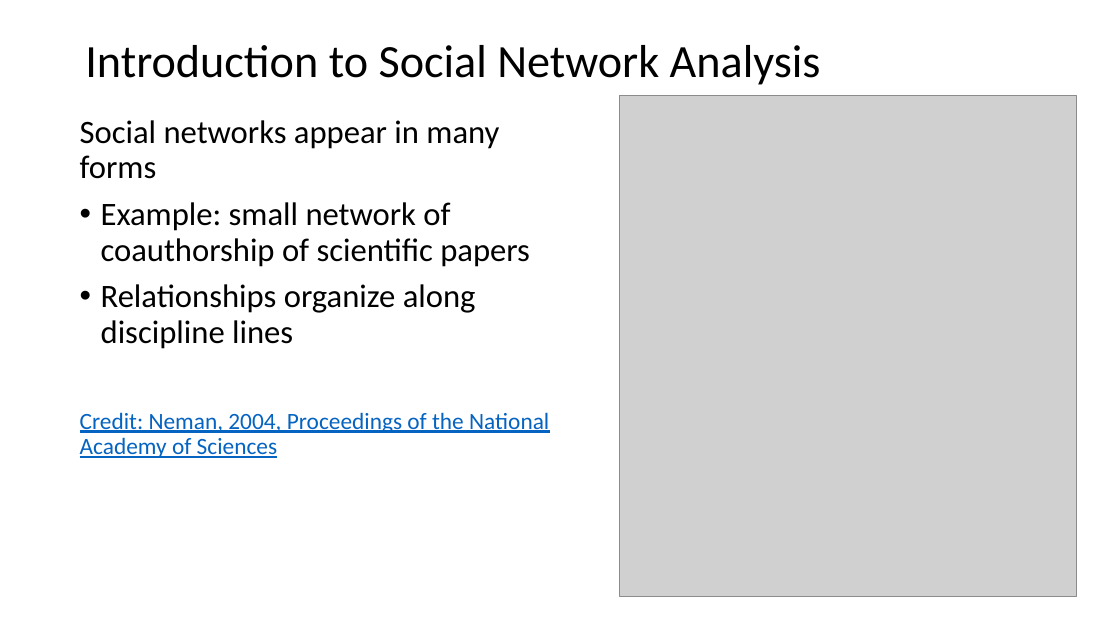
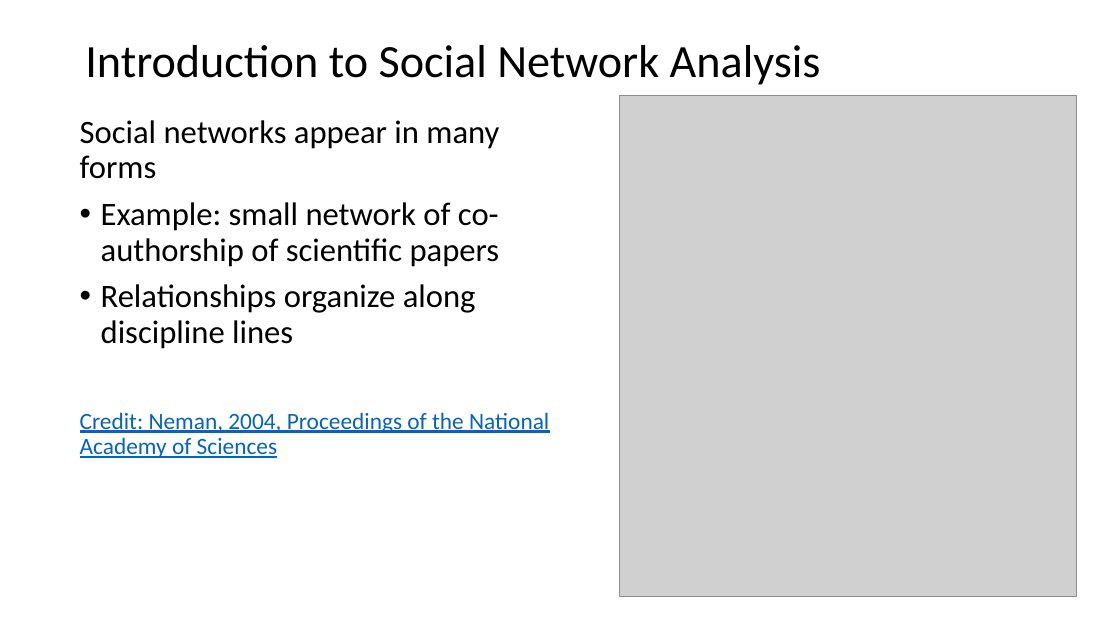
Before and after one commit to StephenElston/CSCI-E-108, a slide deck: slide 3 of slides/9_SocialNetworkAnalysis.pptx. Drawn at 1120x630 pixels with LibreOffice and Linux fonts; fonts in the diff are those of the drawing; grey boxes stand for pictures. Boxes give left, top, right and bottom in pixels: in the first picture for what was removed or moved away, otherwise in the second. Text is boxed around its words. In the diff, an @@ line names an element or a change of style, - is before the commit and + after.

```diff
--- a/slides/9_SocialNetworkAnalysis.pptx
+++ b/slides/9_SocialNetworkAnalysis.pptx
@@ text at [101,202,500,267]: text changed @@
-• Example: small network of coauthorship of scientific papers
+• Example: small network of co-authorship of scientific papers
```
Also in this commit, not shown: 9 other slides changed, 2 slides added.
